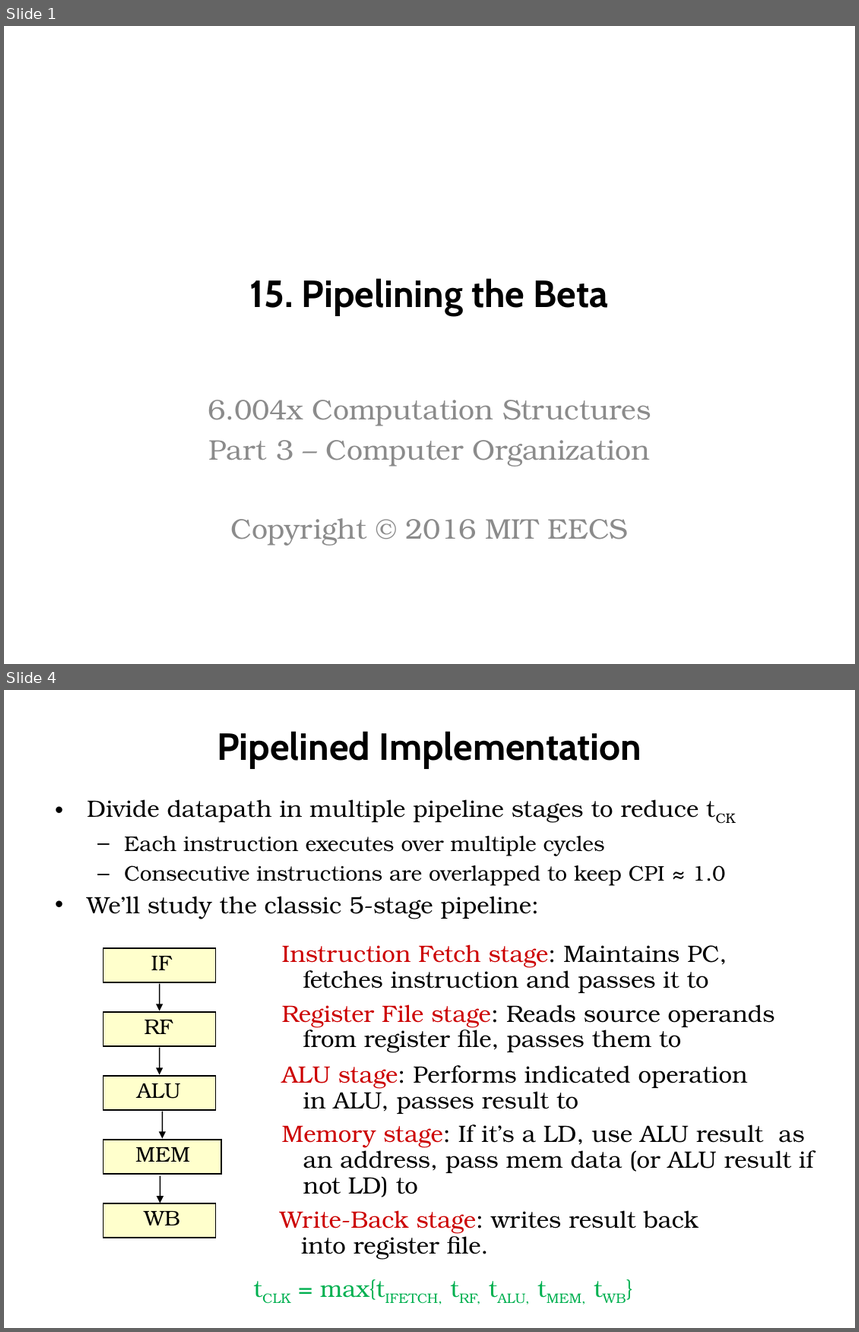
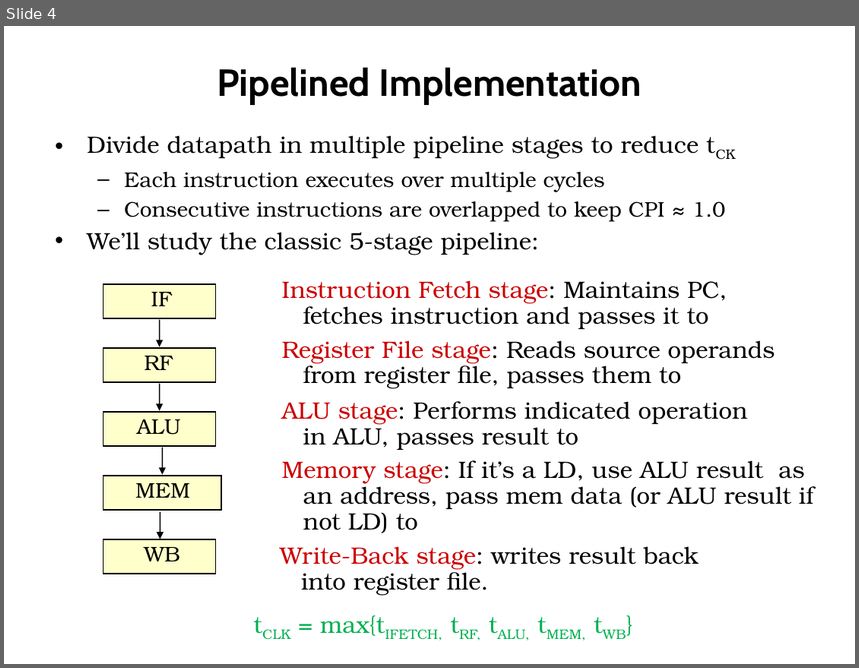
Before and after one commit to computation-structures/course, a slide deck: lecture_slides/pbeta.pptx. Shown one above the other, each under a label of ours: slides 1 and 4 before the commit, slide 4 after it; the slides between them are not shown. The pictures are 859x1332 and 859x668 pixels, drawn with LibreOffice and Linux fonts; fonts in the diff are those of the drawing. Boxes give left, top, right and bottom in pixels: in the first picture for what was removed or moved away, otherwise in the second. Text is boxed around its words. In the diff, an @@ line names an element or a change of style, - is before the commit and + after.

```diff
--- a/lecture_slides/pbeta.pptx
+++ b/lecture_slides/pbeta.pptx
@@ slide 1 removed at [4, 26, 855, 664], background #FFFFFF @@
@@ title removed at [250, 278, 609, 316] @@
-15. Pipelining the Beta
@@ subtitle removed at [208, 400, 651, 546] @@
-6.004x Computation Structures
-Part 3 – Computer Organization
-Copyright © 2016 MIT EECS
```
Also in this commit, not shown: 9 slides changed, 1 slide added, 12 other files.
